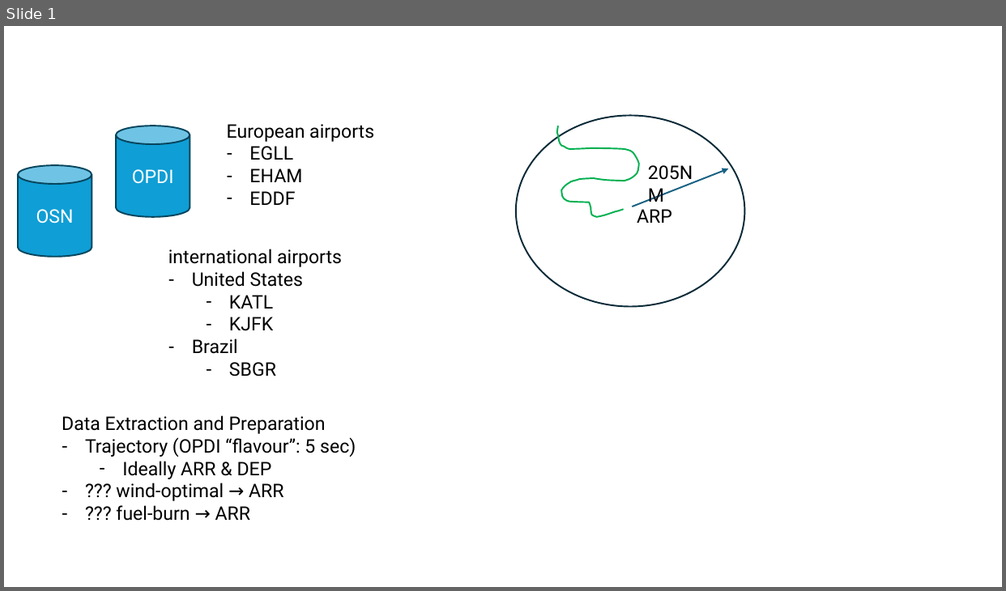
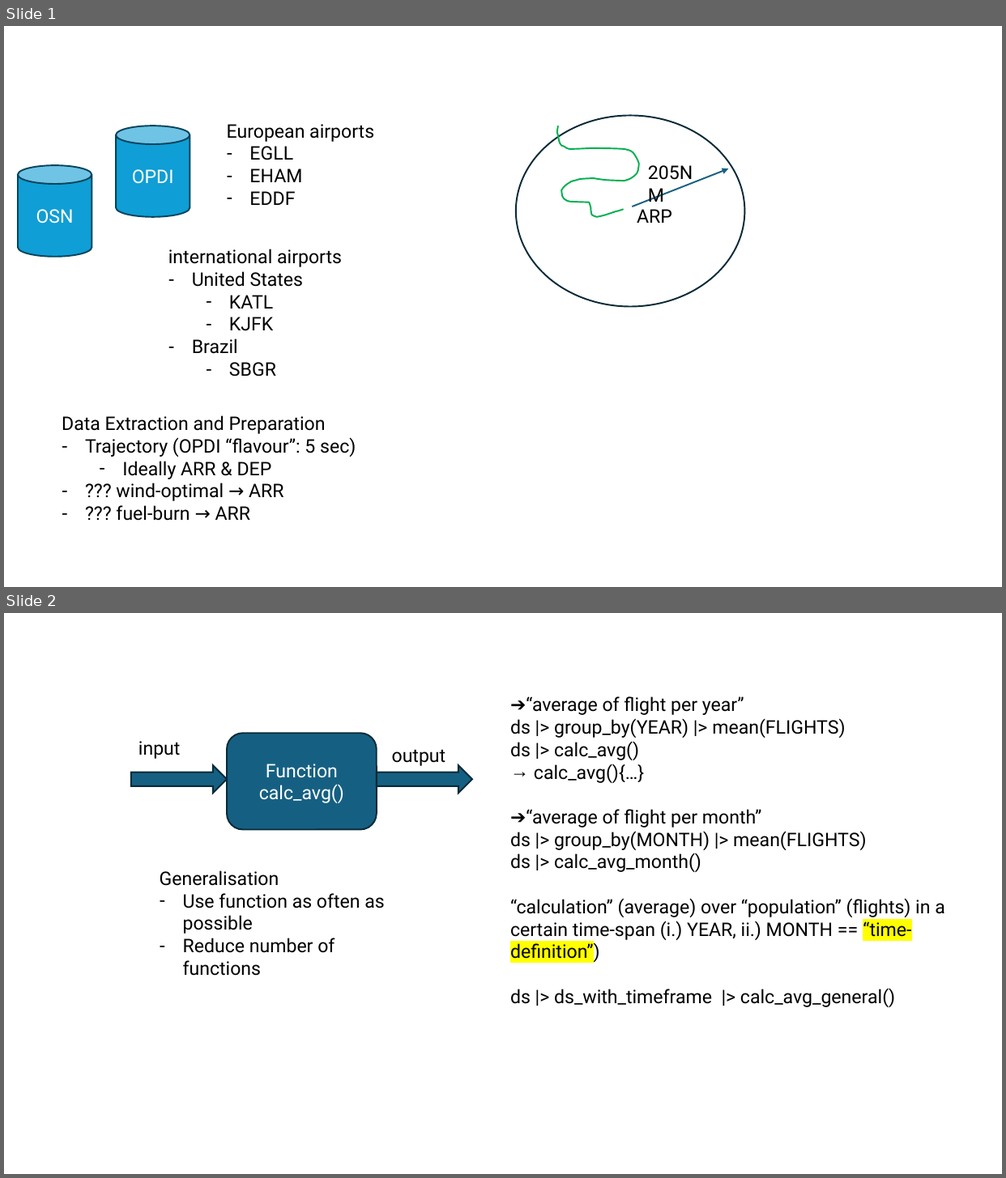
Before and after one commit to rainer-rq-koelle/paper-2025-DASC, a slide deck: figures/_figures-handmade.pptx. Shown one above the other, each under a label of ours: slide 1 before the commit, slides 1 and 2 after it. The pictures are 1006x591 and 1006x1178 pixels, drawn with LibreOffice and Linux fonts; fonts in the diff are those of the drawing. Boxes give left, top, right and bottom in pixels: in the first picture for what was removed or moved away, otherwise in the second. Text is boxed around its words. In the diff, an @@ line names an element or a change of style, - is before the commit and + after.

```diff
--- a/figures/_figures-handmade.pptx
+++ b/figures/_figures-handmade.pptx
@@ slide 2 added at <box>4,613,1002,1174</box>, background #FFFFFF @@
@@ text added at <box>510,696,945,1007</box>, 18 pt, text #000000 @@
+➔“average of flight per year”
+ds |> group_by(YEAR) |> mean(FLIGHTS)
+ds |> calc_avg()
+→ calc_avg(){…}
+➔“average of flight per month”
+ds |> group_by(MONTH) |> mean(FLIGHTS)
+ds |> calc_avg_month()
+“calculation” (average) over “population” (flights) in a certain time-span (i.) YEAR, ii.) MONTH == “time-definition”)
+ds |> ds_with_timeframe |> calc_avg_general()
@@ rounded rectangle added at <box>227,733,377,829</box>, fill #156082, outline #092A39 1.5 pt, 18 pt, text #FFFFFF @@
+Function
+calc_avg()
@@ text added at <box>138,741,181,759</box>, 18 pt, text #000000 @@
+input
@@ text added at <box>392,749,446,766</box>, 18 pt, text #000000 @@
+output
@@ right arrow added at <box>131,765,227,793</box>, fill #156082, outline #092A39 1.5 pt @@
@@ right arrow added at <box>377,765,473,793</box>, fill #156082, outline #092A39 1.5 pt @@
@@ text added at <box>160,871,384,976</box>, 18 pt, text #000000 @@
+Generalisation
+– Use function as often as possible
+– Reduce number of functions
```
Also in this commit, not shown: 2 other slides added, 3 other files.
